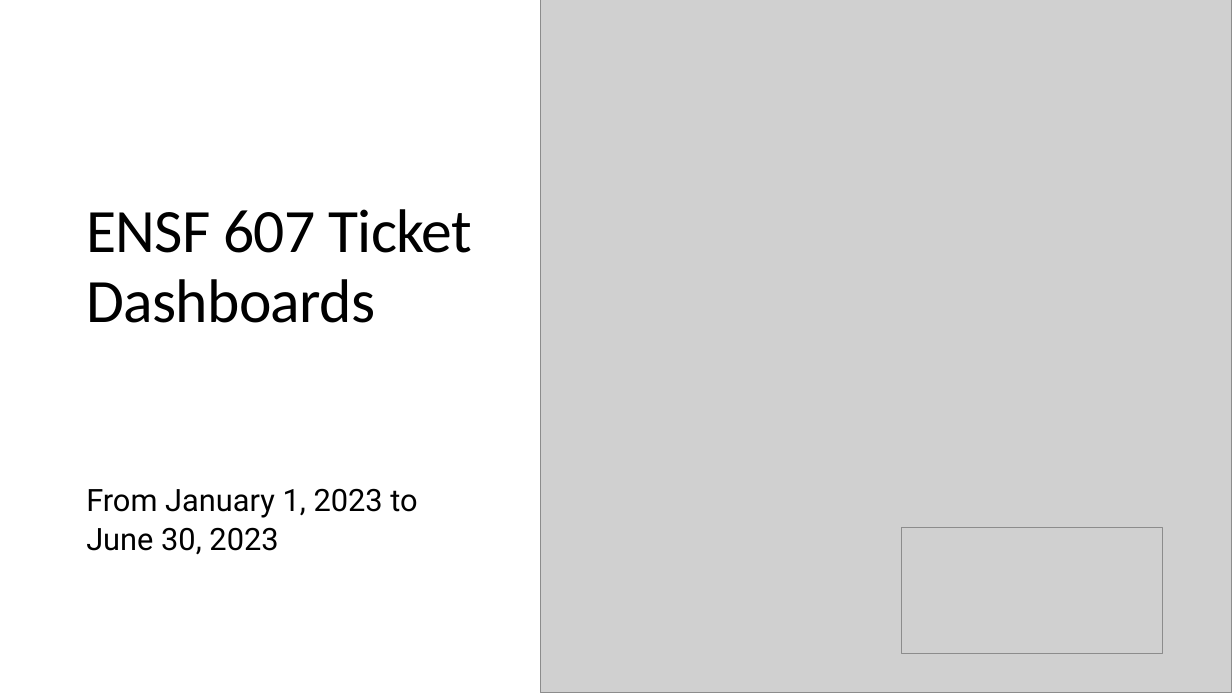
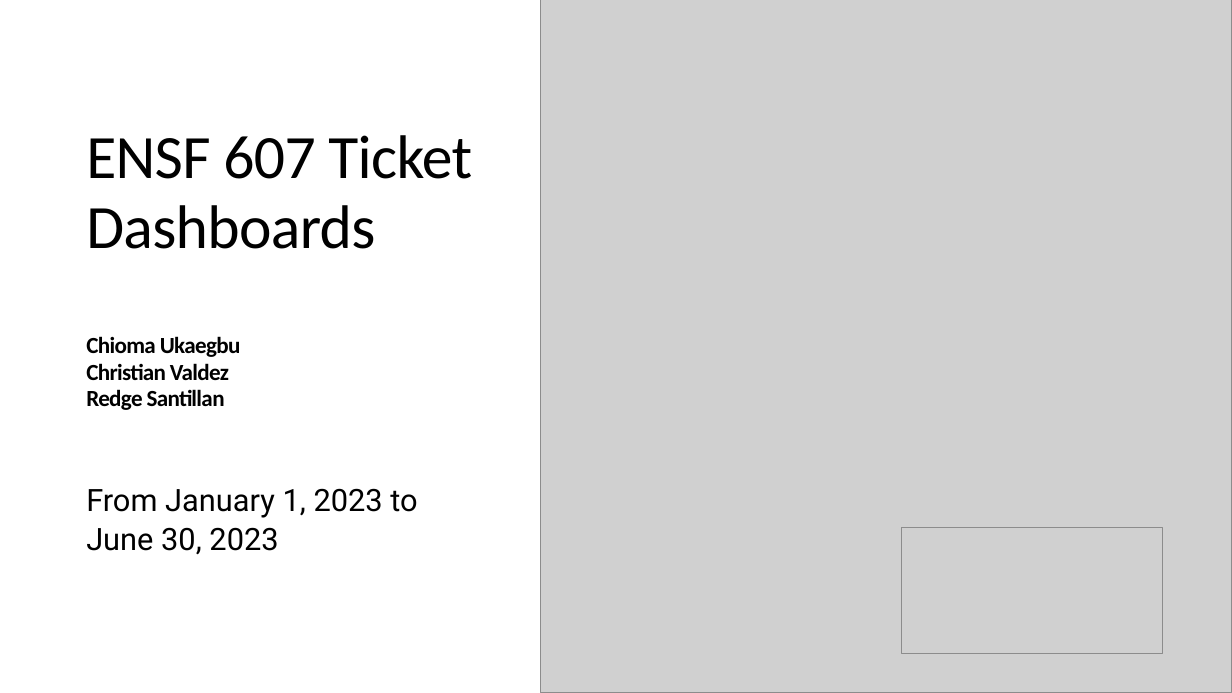
Before and after one commit to chvaldez10/MEng-Fall-Group, a slide deck: slide 1 of ENSF 607/Assignment 3/documents/Ticket Dashboard Presentation.pptx. Drawn at 1232x693 pixels with LibreOffice and Linux fonts; fonts in the diff are those of the drawing; grey boxes stand for pictures. Boxes give left, top, right and bottom in pixels: in the first picture for what was removed or moved away, otherwise in the second. Text is boxed around its words. In the diff, an @@ line names an element or a change of style, - is before the commit and + after.

Commit message:
Updated pptx for A3

```diff
--- a/ENSF 607/Assignment 3/documents/Ticket Dashboard Presentation.pptx
+++ b/ENSF 607/Assignment 3/documents/Ticket Dashboard Presentation.pptx
@@ title at box(86, 135, 472, 410): text changed; size 48 to 18 pt; bold on @@
-ENSF 607 Ticket Dashboards
+ENSF 607 Ticket Dashboards
+Chioma Ukaegbu
+Christian Valdez
+Redge Santillan
```
Also in this commit, not shown: 4 other slides changed, 2 slides removed.
